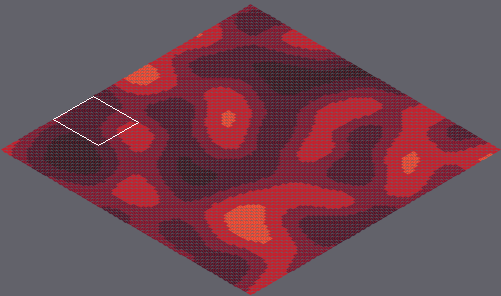
A Tiled map gets an edit: marswars/resources/mapAssets/tmap.tmx. Above: a wide view before the commit, with the close-up outlined.
Close-up. Before:
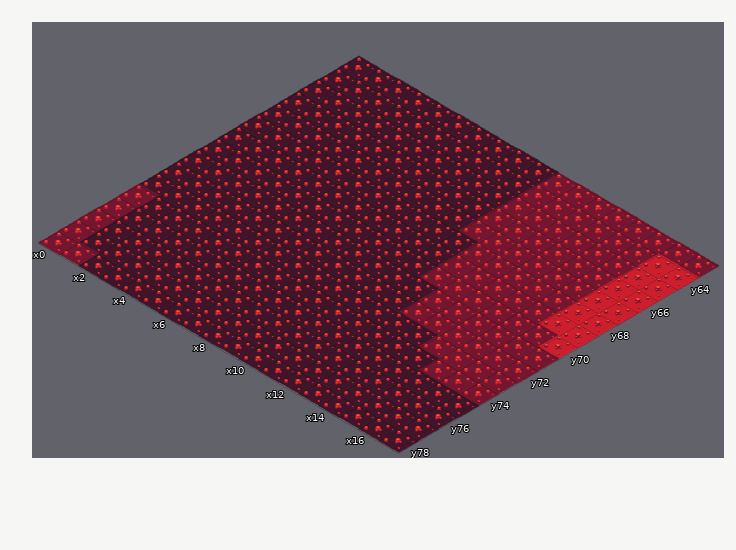
Cells are 55x32 px. Isometric: x runs down to the right, y down to the left. Shown: x 0..17, y 63..78. The commit also changed other parts of the map, which this record leaves out. The old version is drawn lined up with the new one.
After the commit:
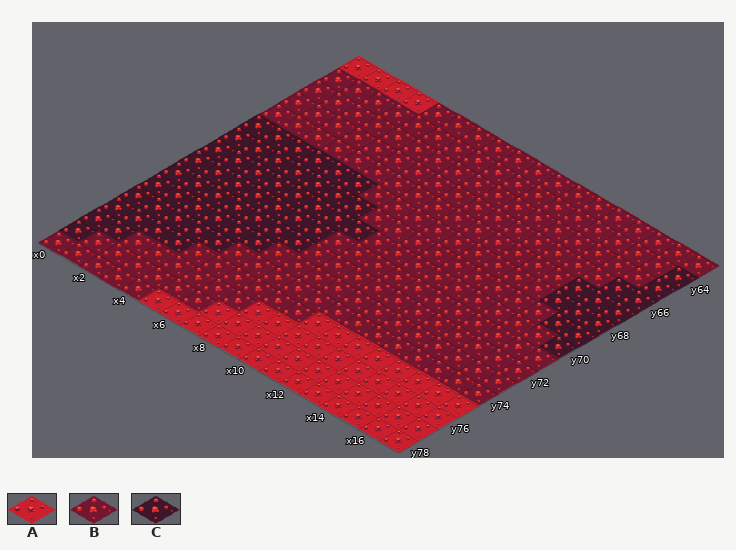
Key: from "tileset1": A 11 "mars007", B 12 "mars008", C 13 "mars009".
_ is an empty cell.
The edit:
map size 250x250 -> 100x100 cells
Layer "Tile Layer 1":
y 63: x 0..9 CCCCCCCCCC -> AAAABBBBBB
y 64..65: x 0..9 CCCCCCCCCC -> BBBBBBBBBB; x 16..17 AA -> BC
y 66: x 0..9 CCCCCCCCCC -> BBBBBBBBBB; x 16..17 AA -> CC
y 67: x 0..9 CCCCCCCCCC -> BBBBBBBBBB; x 15..17 BAA -> CCC
y 68: x 6..10 CCCCC -> BBBBB; x 15..17 BAA -> CCC
y 69: x 7..10 CCCC -> BBBB; x 16..17 AA -> CC
y 70: x 8..10 CCC -> BBB; x 17 A -> C
y 71..72: x 7..11 CCCCC -> BBBBB
y 73: x 6..13 CCCCCCCC -> BBBBBBBB
y 74: x 0 B -> C; x 5..14 CCCCCCCCCC -> BBBBBBBBBB
y 75: x 0 B -> C; x 4..17 CCCCCCCCCCCCCC -> BBBBBBAAAAAAAA
y 76: x 0 B -> C; x 2..17 CCCCCCCCCCCCCCCC -> BBBBBBAAAAAAAAAA
y 77: x 0..17 BCCCCCCCCCCCCCCCCC -> CBBBBBBAAAAAAAAAAA
y 78: x 2..17 CCCCCCCCCCCCCCCC -> BBBAAAAAAAAAAAAA
Changed places in both close-ups, as pixel boxes (x1, y1, x2, y2):
changed: (58, 55, 700, 453)
